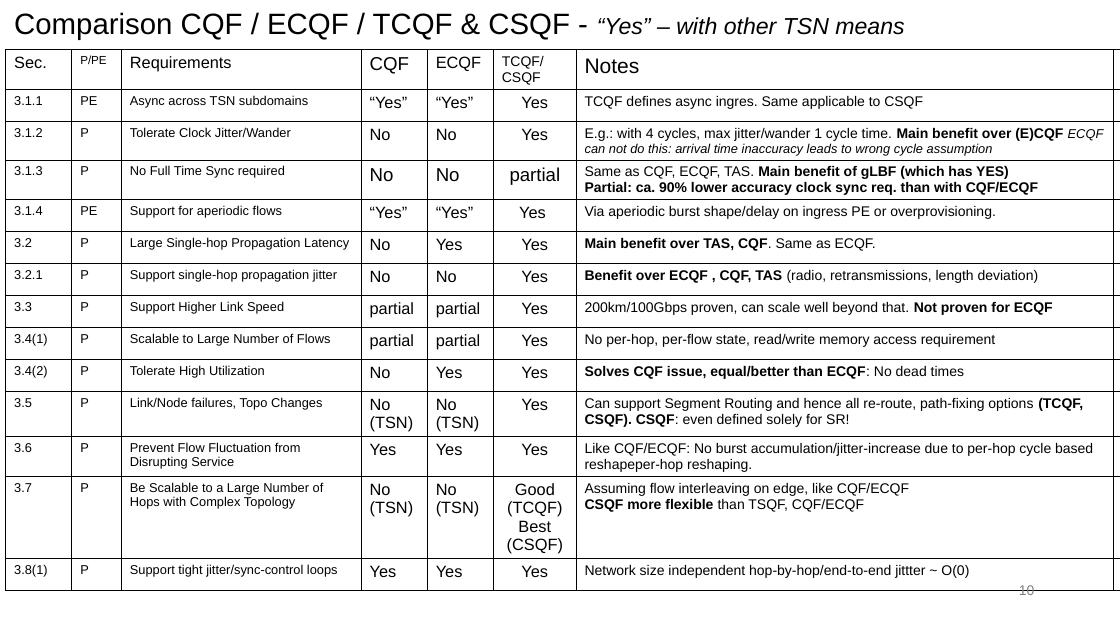
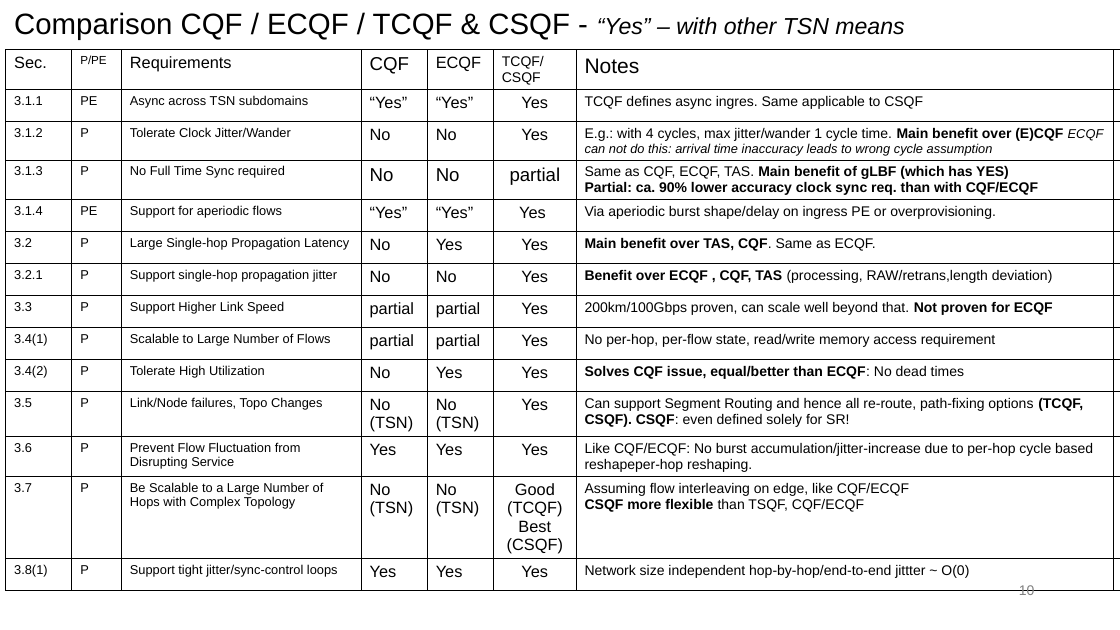
Before and after one commit to toerless/detnet, a slide deck: slide 10 of slides/evaluation/evaluation-interim-09122023-tcqf-csqf-glbf.pptx. Drawn at 1120x630 pixels with LibreOffice and Linux fonts; fonts in the diff are those of the drawing. Boxes give left, top, right and bottom in pixels: in the first picture for what was removed or moved away, otherwise in the second. Text is boxed around its words. In the diff, an @@ line names an element or a change of style, - is before the commit and + after.

```diff
--- a/slides/evaluation/evaluation-interim-09122023-tcqf-csqf-glbf.pptx
+++ b/slides/evaluation/evaluation-interim-09122023-tcqf-csqf-glbf.pptx
@@ table at box(6, 50, 1120, 619) @@
-row 7, column 7: Benefit over ECQF , CQF, TAS (radio, retransmissions, length deviation)
+row 7, column 7: Benefit over ECQF , CQF, TAS (processing, RAW/retrans,length deviation)
```
Also in this commit, not shown: 4 other slides changed, 1 other file.
